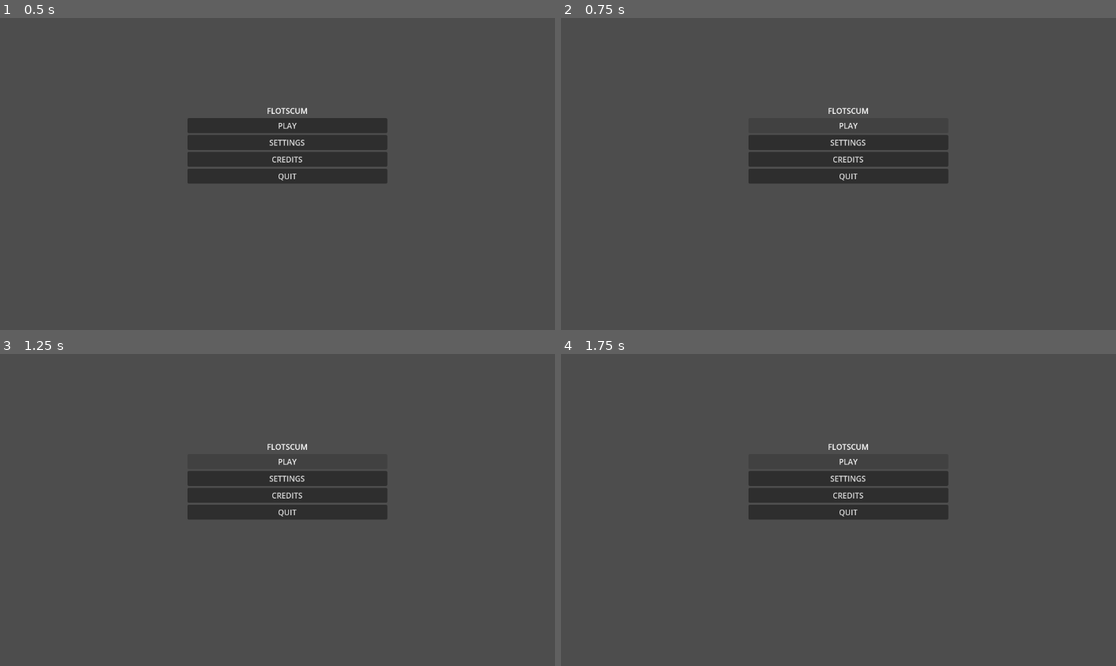
Above: before the commit, frames 1-4 (two rows, left to right).
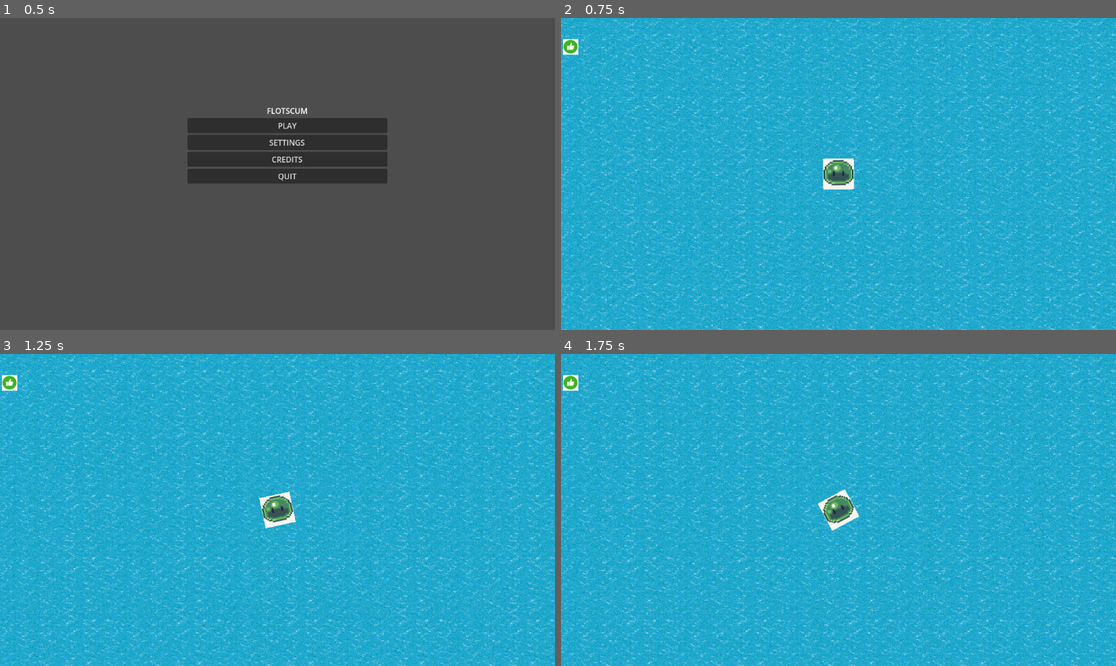
Above: after the commit, the same moments.

Repository: Of-Machines-and-Men/flotscum
Game: Godot game, scene res://scenes/levels/UI/main_menu.tscn
Two runs of this game, one before a commit and one after it. Both use one fixed random seed, a clock stepped at 60 frames per second and the inputs below.
Inputs (mouse positions are in pixels of both pictures, inside the frame that each line leads up to):
- Up to frame 1 (0.5 s): no input
- Up to frame 2 (0.75 s): click "PLAY" at 0.5 s
- Up to frame 3 (1.25 s): no input
- Up to frame 4 (1.75 s): click (849, 460) at 1.25 s, where only the run before the commit has a clickable "PLAY"

Frame 1 is identical in both runs. In frame 2, 100% of the frame differs, in the area x 0-100%, y 0-100%; in frame 3, 100%; in frame 4, 100%.

Commit message:
Level plays!!!

Diff:
--- a/scenes/levels/UI/main_menu.tscn
+++ b/scenes/levels/UI/main_menu.tscn
@@ -111,3 +111,5 @@
 
 [node name="Button" type="Button" parent="CreditsPanel/VBoxContainer" unique_id=2081371552]
 layout_mode = 2
+
+[connection signal="pressed" from="VBoxContainer/PlayButton" to="." method="_on_play_button_pressed"]
--- a/scripts/main_menu.gd
+++ b/scripts/main_menu.gd
@@ -10,7 +10,7 @@
 # --- Button callbacks ---
 
 func _on_play_button_pressed() -> void:
-	get_tree().change_scene_to_file("res://scenes/game_world.tscn")
+	get_tree().change_scene_to_file("res://scenes/levels/game_world.tscn")
 
 func _on_settings_button_pressed() -> void:
 	credits_panel.hide()
